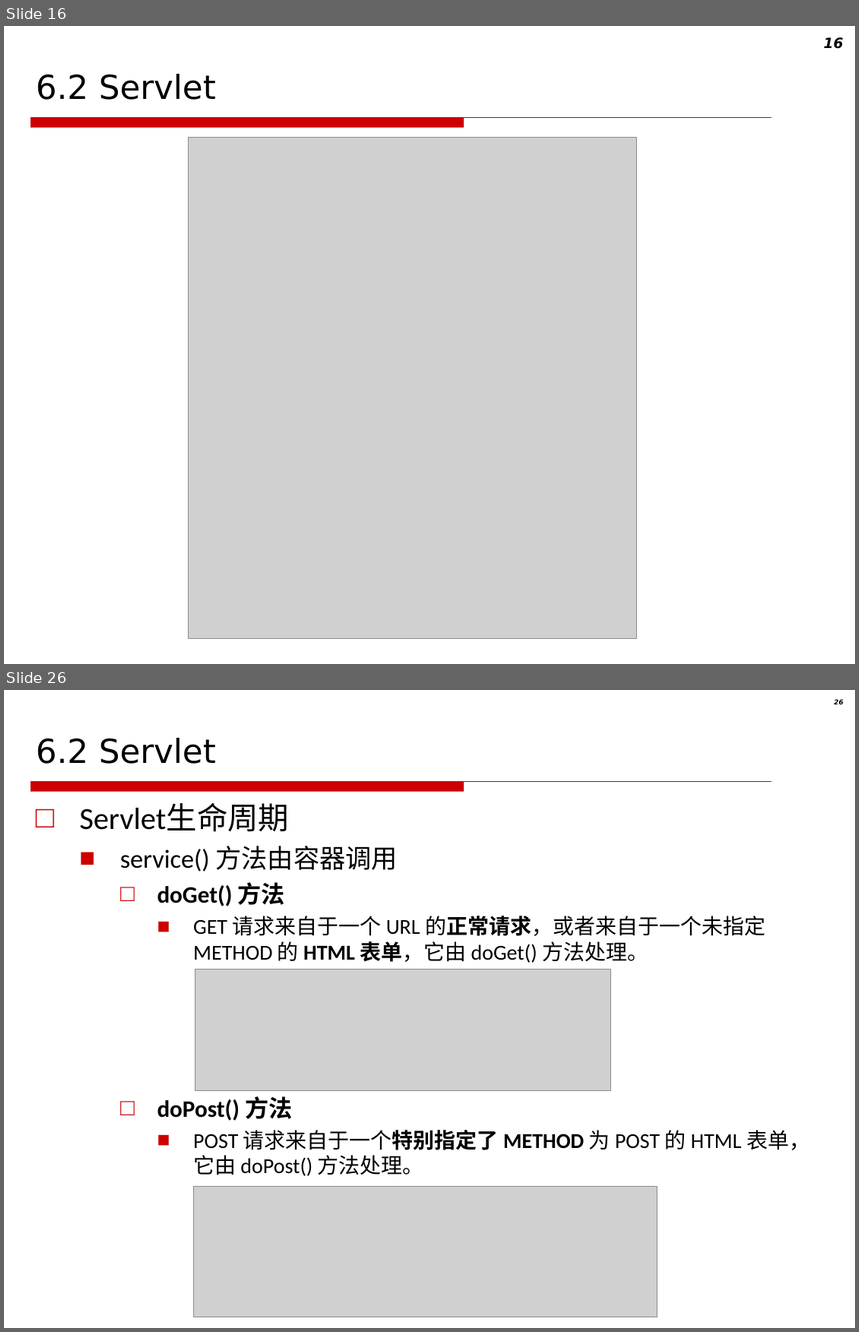
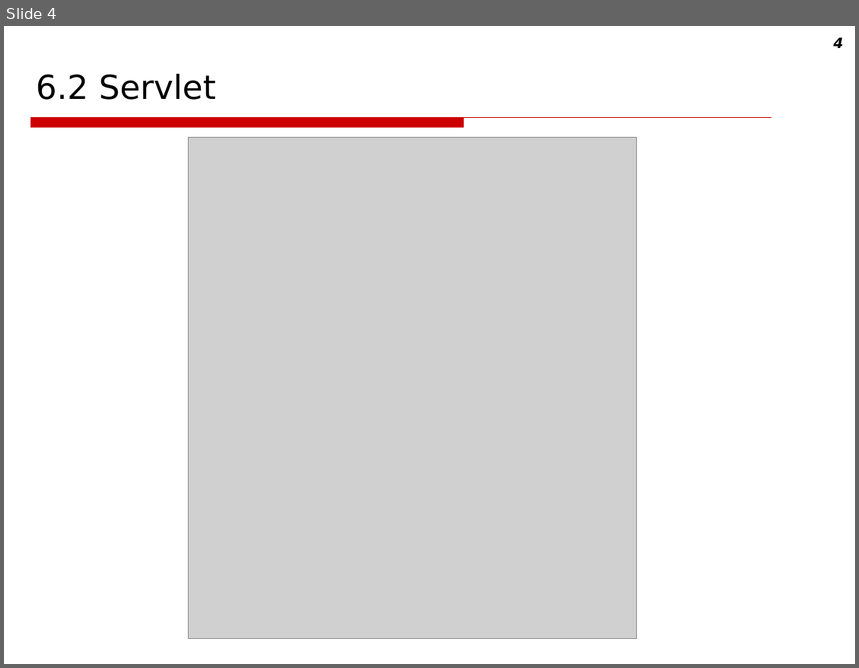
Before and after one commit to akikohaku/CSU-PPT, a slide deck: Web技术-2021/06.servlet.ppt. Shown one above the other, each under a label of ours: slides 16 and 26 before the commit, slide 4 after it; the slides between them are not shown. The pictures are 859x1332 and 859x668 pixels, drawn with LibreOffice and Linux fonts; fonts in the diff are those of the drawing; grey boxes stand for pictures; background and template pictures are left out. Boxes give left, top, right and bottom in pixels: in the first picture for what was removed or moved away, otherwise in the second. Text is boxed around its words. In the diff, an @@ line names an element or a change of style, - is before the commit and + after.

```diff
--- a/Web技术-2021/06.servlet.ppt
+++ b/Web技术-2021/06.servlet.ppt
@@ slide 26 removed at <box>4,690,855,1328</box>, background picture (left out); not listed: 1 template element that a slide beside it also shows @@
@@ page number removed at <box>834,700,843,704</box> @@
-26
@@ title removed at <box>36,738,216,764</box> @@
-6.2 Servlet
@@ text removed at <box>79,803,810,1176</box> @@
-□ Servlet生命周期
-  ■ service() 方法由容器调用
-    □ doGet() 方法
-      ■ GET 请求来自于一个 URL 的正常请求，或者来自于一个未指定 METHOD 的 HTML 表单，它由 doGet() 方法处理。
-    □ doPost() 方法
-      ■ POST 请求来自于一个特别指定了 METHOD 为 POST 的 HTML 表单，它由 doPost() 方法处理。
@@ picture removed at <box>195,969,610,1091</box> @@
@@ picture removed at <box>194,1187,658,1319</box> @@
@@ what was slide 16 is now slide 4 @@
@@ page number at <box>834,37,844,48</box>: text changed @@
-16
+4
```
Also in this commit, not shown: 8 slides changed, 3 slides added, 55 other slides removed, 19 other files.
